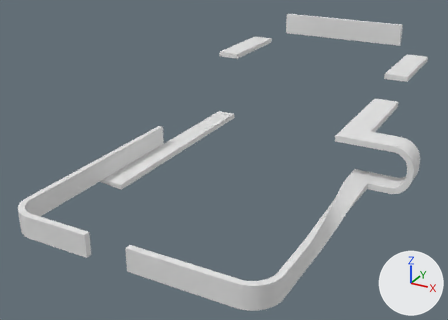
A saved change to the FBX model Blends/Advanced Lap.fbx.
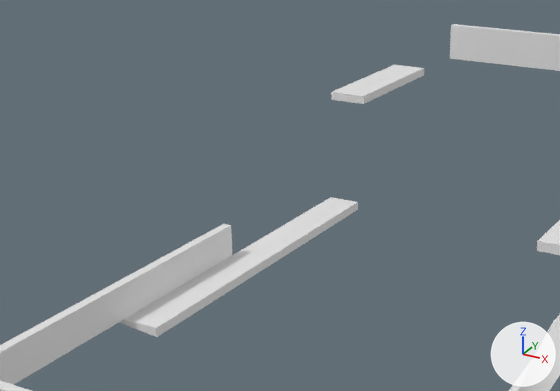
Old and new are each drawn whole from a 50 mm camera at (12.0, -41.2, 18.3) aimed at (-11.0, 0.6, -2.6) and again close up on the part from 7% to 78% of the width and 0% to 69% of the height. Every picture has the same lights, and +X, +Y and +Z are marked at lower right.
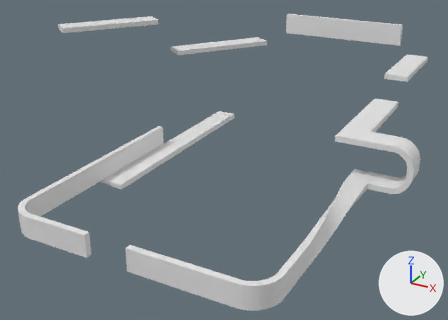
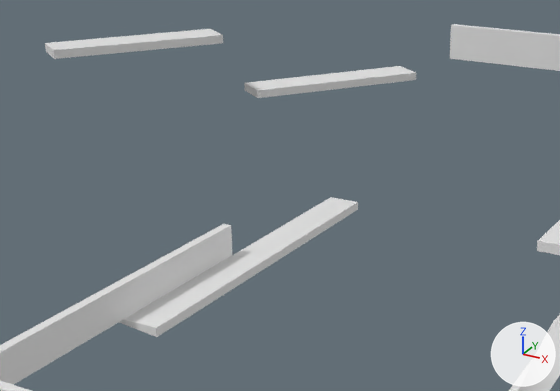
Edits to the bpy script that builds the scene:
```text
Change me_plane_001:
    where me_plane_001.from_pydata(...)  # 688 vertices, 672 faces; spans x -17.6..4.7, y -16.9..21.2, z -2.9..5.9
    used by ob_plane; location = (0.0, 0.0, 0.0)
    verts and faces of me_plane_001; kept vertices keep their numbers, new ones are numbered from 688
    before: 680 (-17.3, 11.2, 3.5) at pixel (331, 91), 681 (-15.3, 11.2, 3.5) at pixel (363, 96), 682 (-17.3, 11.2, 3.1) at pixel (331, 99), 683 (-15.3, 11.2, 3.1) at pixel (363, 104), 684 (-15.3, 19.1, 3.5) at pixel (424, 68)
    before: 685 (-17.3, 19.1, 3.5) at pixel (394, 64), 686 (-17.3, 19.1, 3.1), 687 (-15.3, 19.1, 3.1) at pixel (423, 75)
    me_plane_001 part 1
    add verts[680] = (-22.7, 10.7, 3.5)  # moved, pixel (244, 82)
    add verts[682] = (-22.7, 10.7, 3.1)  # moved, pixel (244, 90)
    add verts[681] = (-21.1, 9.6, 3.5)  # moved, pixel (257, 90)
    add verts[683] = (-21.1, 9.6, 3.1)  # moved, pixel (257, 98)
    add verts[684] = (-15.3, 17.8, 3.5)  # moved, pixel (416, 72)
    add verts[687] = (-15.3, 17.8, 3.1)  # moved, pixel (416, 79)
    add verts[685] = (-16.9, 18.9, 3.5)  # moved, pixel (400, 65)
    add verts[686] = (-16.9, 18.9, 3.1)  # moved
    me_plane_001 part 2
    add verts[688] = (-29.2, 1.9, 6.3)  # pixel (45, 51)
    add verts[689] = (-27.5, 0.7, 6.3)  # pixel (54, 58)
    add verts[690] = (-23.9, 9.3, 6.3)
    add verts[691] = (-22.3, 8.1, 6.3)  # pixel (223, 43)
    add for new, old in zip([*range(692, 696)], [*range(688, 692)]): verts[new] = verts[old] + (0.0, 0.0, 0.4)
    add faces += [(689, 691, 695, 693), (692, 693, 695, 694), (688, 690, 691, 689), (688, 692, 694, 690), (690, 694, 695, 691), (688, 689, 693, 692)]
```

Location of each change, (x1, y1, x2, y2) in pixels of the close-ups (560 x 391 px; the box of a moved part takes in the faces that stretch with it):
part 1 of me_plane_001, moved or reshaped
    before: (331, 65, 424, 104)
    after: (244, 66, 416, 98)
part 2 of me_plane_001, added
    after: (45, 29, 223, 59)
